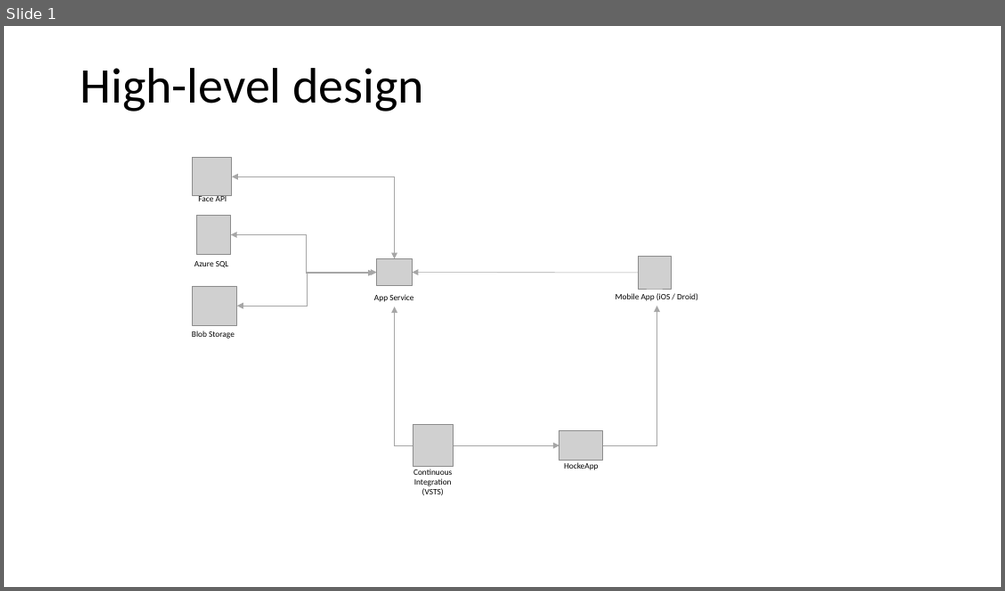
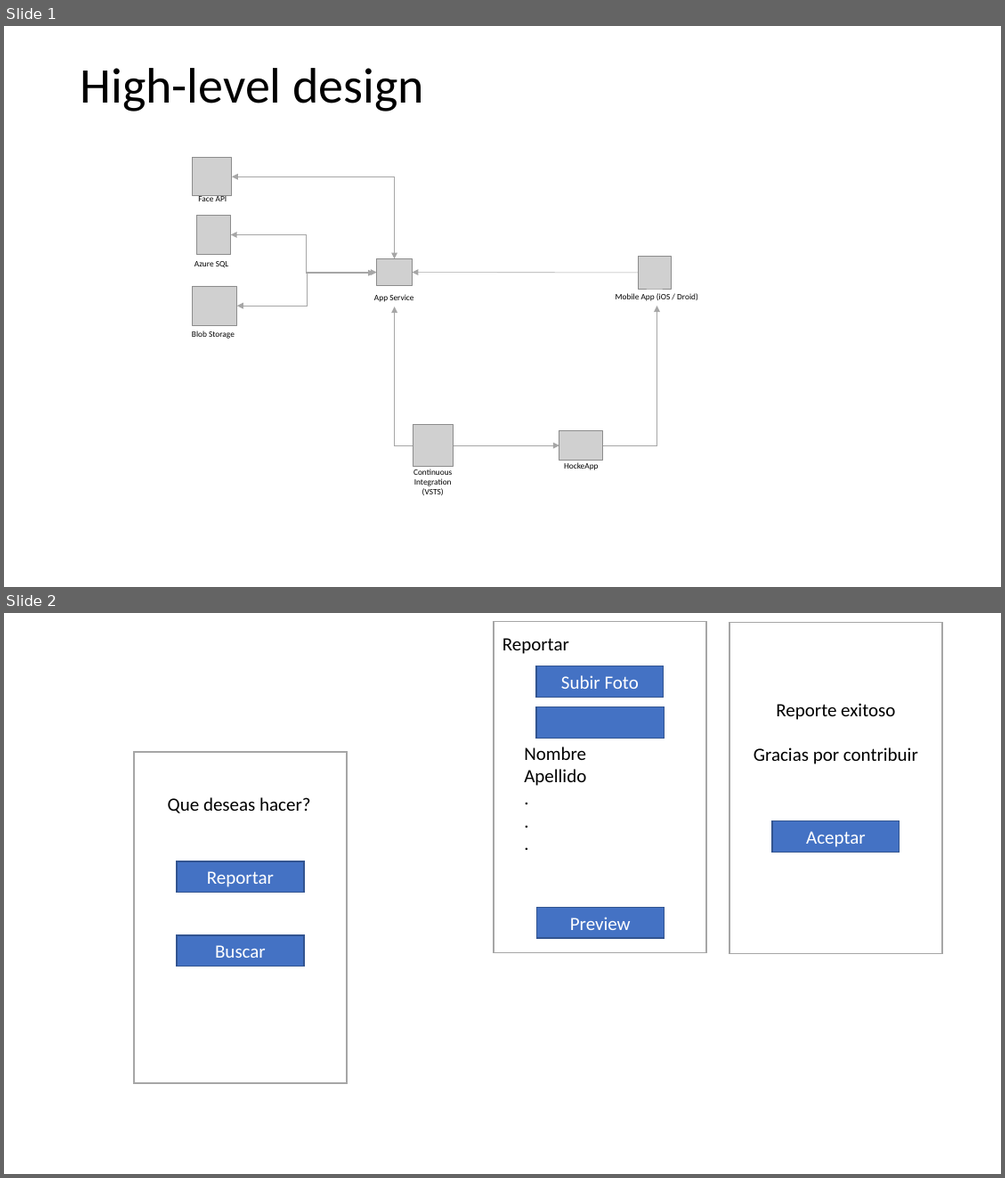
Before and after one commit to robece/cognitive-locator, a slide deck: docs/high-level-architecture.pptx. Shown one above the other, each under a label of ours: slide 1 before the commit, slides 1 and 2 after it. The pictures are 1005x591 and 1005x1178 pixels, drawn with LibreOffice and Linux fonts; fonts in the diff are those of the drawing; grey boxes stand for pictures. Boxes give left, top, right and bottom in pixels: in the first picture for what was removed or moved away, otherwise in the second. Text is boxed around its words. In the diff, an @@ line names an element or a change of style, - is before the commit and + after.

```diff
--- a/docs/high-level-architecture.pptx
+++ b/docs/high-level-architecture.pptx
@@ slide 2 added at box(4, 613, 1001, 1174), background #FFFFFF @@
@@ rectangle added at box(494, 621, 707, 952), outline #A6A6A6 1 pt @@
@@ text added at box(502, 638, 569, 654), 18 pt, text #000000 @@
+Reportar
@@ rectangle added at box(729, 622, 942, 953), outline #A6A6A6 1 pt @@
@@ rectangle added at box(536, 666, 663, 698), fill #4472C4, outline #325491 1 pt, 18 pt, text #FFFFFF @@
+Subir Foto
@@ rectangle added at box(536, 707, 664, 738), fill #4472C4, outline #325491 1 pt @@
@@ text added at box(753, 703, 918, 764), 18 pt, text #000000 @@
+Reporte exitoso
+Gracias por contribuir
@@ rectangle added at box(134, 752, 348, 1083), outline #A6A6A6 1 pt @@
@@ text added at box(524, 747, 586, 786), 18 pt, text #000000 @@
+Nombre
+Apellido
+.
+.
+.
@@ text added at box(168, 797, 310, 813), 18 pt, text #000000 @@
+Que deseas hacer?
@@ rectangle added at box(772, 821, 899, 853), fill #4472C4, outline #325491 1 pt, 18 pt, text #FFFFFF @@
+Aceptar
@@ rectangle added at box(177, 861, 304, 892), fill #4472C4, outline #325491 1 pt, 18 pt, text #FFFFFF @@
+Reportar
@@ rectangle added at box(536, 907, 663, 938), fill #4472C4, outline #325491 1 pt, 18 pt, text #FFFFFF @@
+Preview
@@ rectangle added at box(177, 935, 304, 966), fill #4472C4, outline #325491 1 pt, 18 pt, text #FFFFFF @@
+Buscar
```
Also in this commit, not shown: 1 other slide added.
